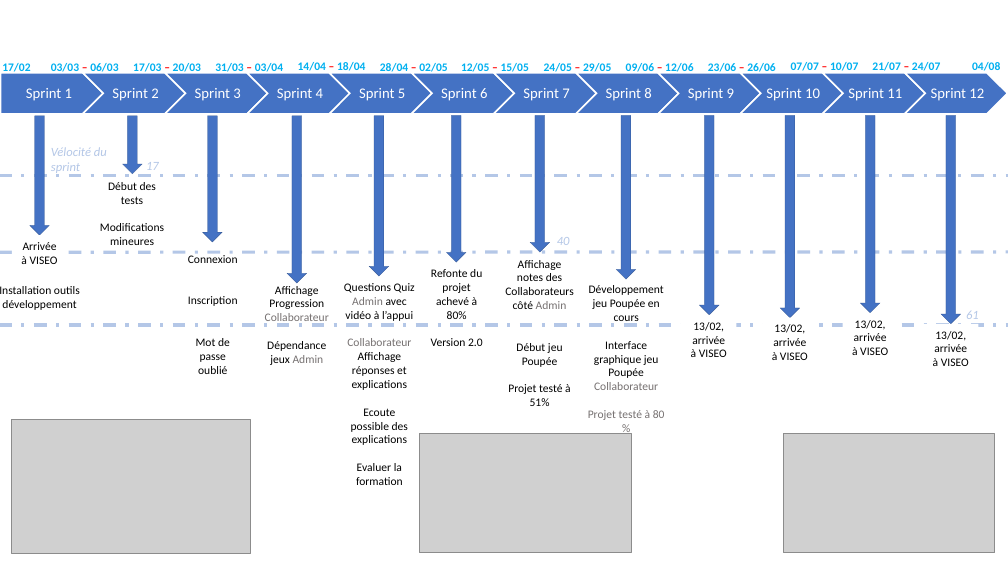
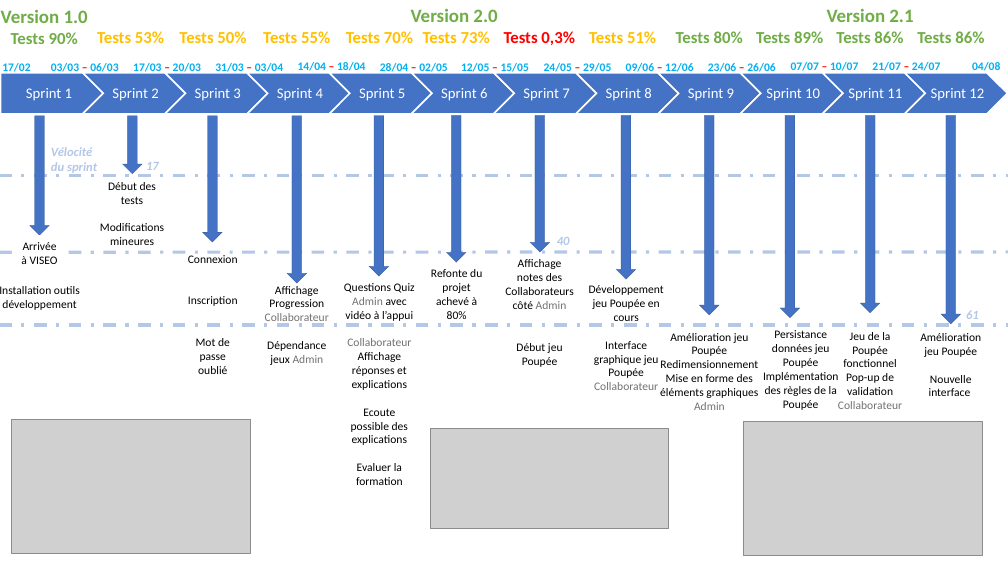
Before and after one commit to fraucred/CV, a slide deck: slide 1 of Planning prévisionnel.pptx. Drawn at 1008x567 pixels with LibreOffice and Linux fonts; fonts in the diff are those of the drawing; grey boxes stand for pictures. Boxes give left, top, right and bottom in pixels: in the first picture for what was removed or moved away, otherwise in the second. Text is boxed around its words. In the diff, an @@ line names an element or a change of style, - is before the commit and + after.

Commit message:
Fin contexte projet - planning prévisionnel

```diff
--- a/Planning prévisionnel.pptx
+++ b/Planning prévisionnel.pptx
@@ text added at box(1, 10, 88, 44), 18 pt, text #70AD47, bold @@
+Version 1.0
+Tests 90%
@@ text added at box(411, 9, 497, 43), 18 pt, text #70AD47, bold @@
+Version 2.0
+Tests 73%
@@ text added at box(827, 9, 913, 43), 18 pt, text #70AD47, bold @@
+Version 2.1
+Tests 86%
@@ text added at box(97, 31, 164, 43), 16 pt, text #FFC000, bold @@
+Tests 53%
@@ text added at box(179, 31, 246, 43), 16 pt, text #FFC000, bold @@
+Tests 50%
@@ text added at box(263, 31, 330, 43), 16 pt, text #FFC000, bold @@
+Tests 55%
@@ text added at box(346, 31, 413, 43), 16 pt, text #FFC000, bold @@
+Tests 70%
@@ text added at box(504, 31, 575, 45), 16 pt, text #FF0000, bold @@
+Tests 0,3%
@@ text added at box(589, 31, 656, 43), 16 pt, text #FFC000, bold @@
+Tests 51%
@@ text added at box(676, 31, 743, 43), 16 pt, text #70AD47, bold @@
+Tests 80%
@@ text added at box(756, 31, 823, 43), 16 pt, text #70AD47, bold @@
+Tests 89%
@@ text added at box(917, 31, 984, 43), 16 pt, text #70AD47, bold @@
+Tests 86%
@@ bold on in 3 elements at box(51, 147, 97, 173), box(557, 237, 570, 245), box(966, 310, 979, 319) @@
@@ text at box(431, 338, 483, 346): paragraph removed @@
-Version 2.0
@@ text at box(660, 333, 758, 410): text changed @@
-13/02, arrivée à VISEO
+Amélioration jeu Poupée
+Redimensionnement Mise en forme des éléments graphiques
+Admin
@@ text at box(763, 330, 838, 410): text changed @@
-13/02, arrivée à VISEO
+Persistance données jeu Poupée
+Implémentation des règles de la Poupée
@@ text at box(838, 332, 902, 409): text changed @@
-13/02, arrivée à VISEO
+Jeu de la Poupée fonctionnel
+Pop-up de validation
+Collaborateur
@@ text at box(920, 333, 981, 396): text changed @@
-13/02, arrivée à VISEO
+Amélioration jeu Poupée
+Nouvelle interface
@@ text at box(508, 384, 571, 406): paragraph removed @@
-Projet testé à 51%
@@ text at box(588, 410, 665, 420): paragraph removed @@
-Projet testé à 80 %
@@ picture: place and size @@
-picture at box(420, 434, 631, 553)
+picture at box(430, 429, 668, 529)
@@ picture: place and size @@
-picture at box(783, 434, 995, 553)
+picture at box(744, 421, 982, 555)
```
Also in this commit, not shown: 1 other file.
